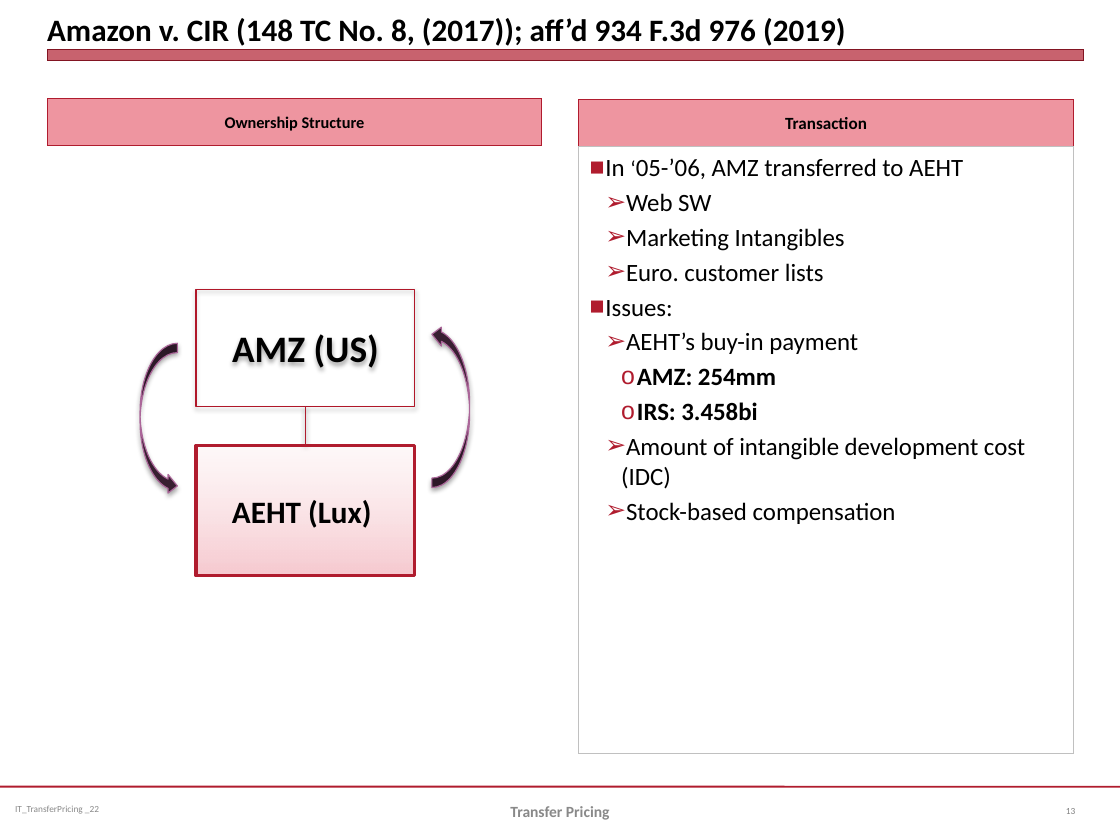
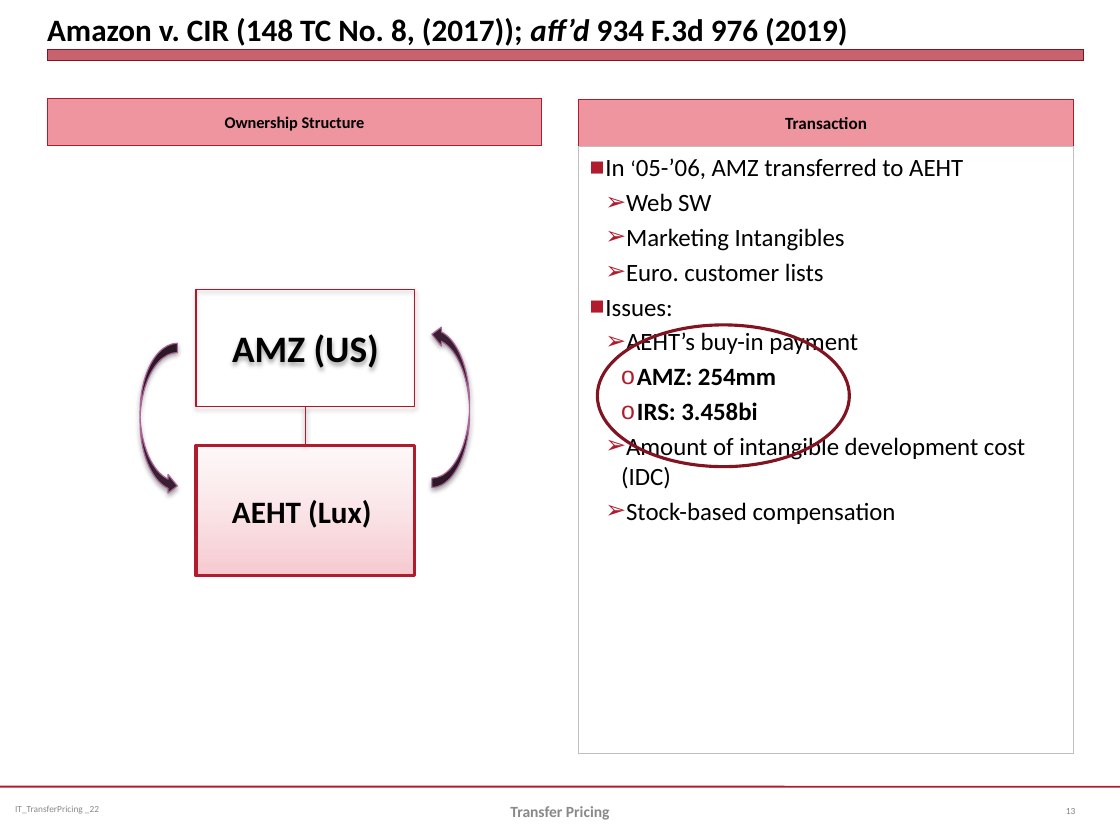
Before and after one commit to jmc877/International-Tax, a slide deck: slide 13 of slides/IT_TransferPricing_2022.pptx. Drawn at 1120x840 pixels with LibreOffice and Linux fonts; fonts in the diff are those of the drawing. Boxes give left, top, right and bottom in pixels: in the first picture for what was removed or moved away, otherwise in the second. Text is boxed around its words. In the diff, an @@ line names an element or a change of style, - is before the commit and + after.

```diff
--- a/slides/IT_TransferPricing_2022.pptx
+++ b/slides/IT_TransferPricing_2022.pptx
@@ title "Amazon v. CIR (148 TC ..." at <box>47,18,847,46</box>: italic on in "aff’d" @@
@@ ellipse added at <box>597,325,849,467</box>, outline #821522 2 pt @@
```
Also in this commit, not shown: 2 other slides changed, 6 slides added, 4 slides removed, 7 other files.
